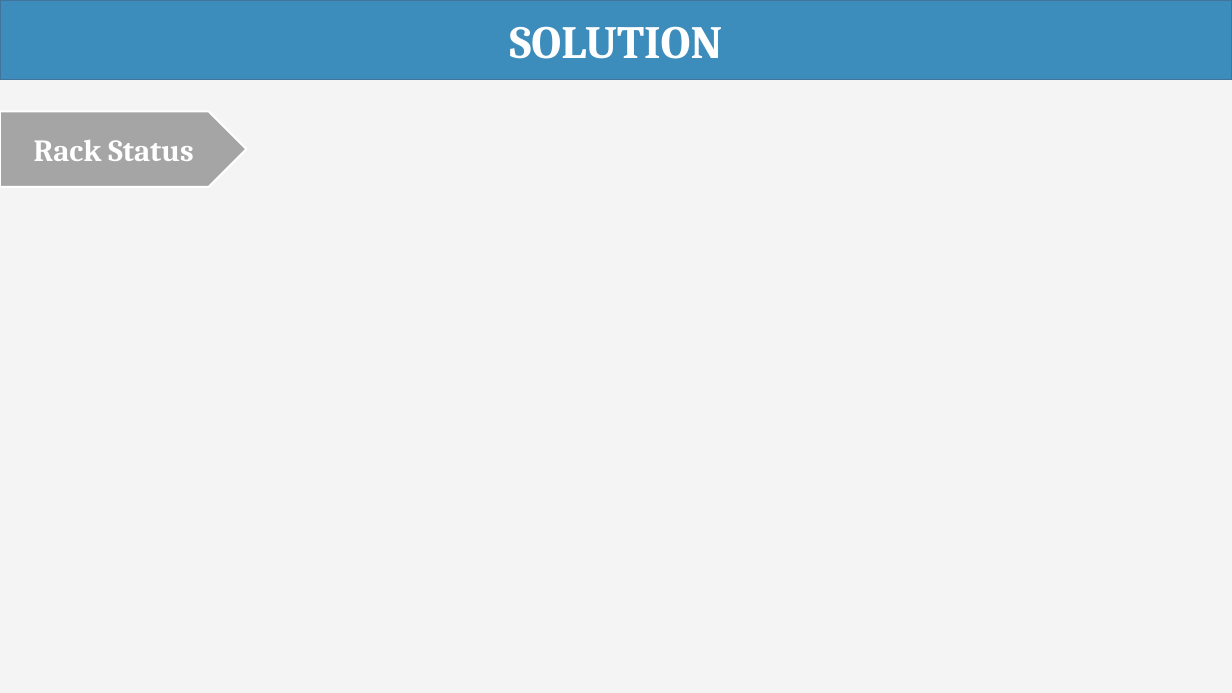
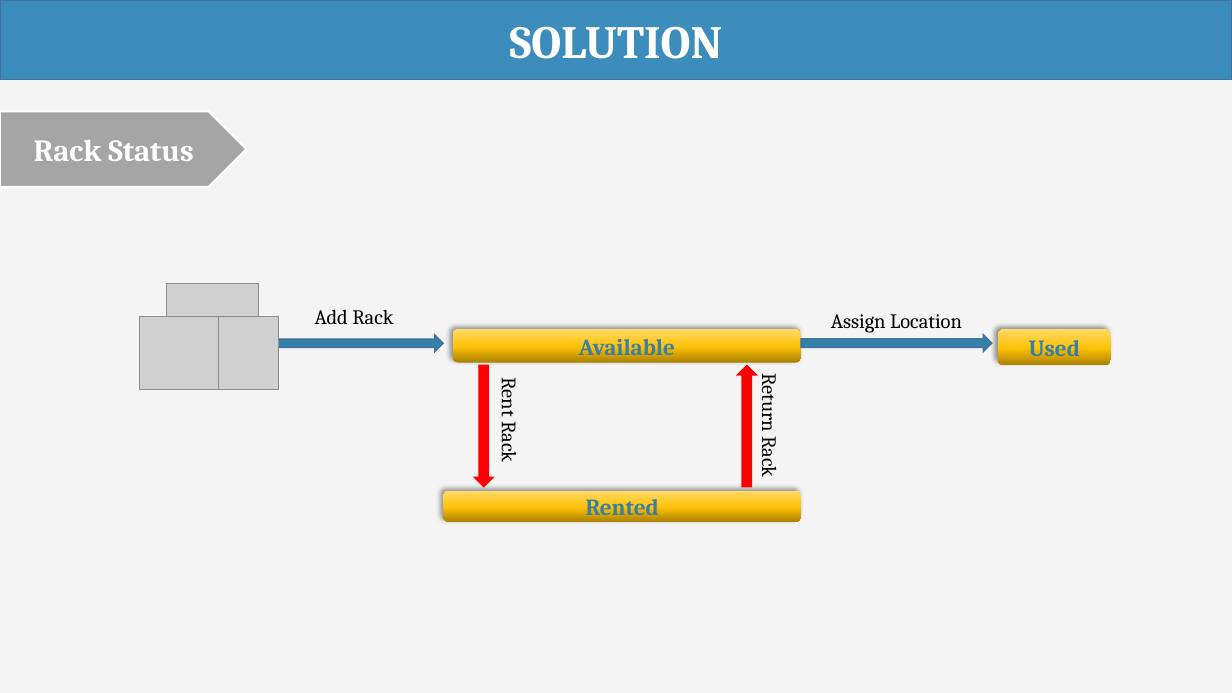
Before and after one commit to haltt051093/IMS-datacenter, a slide deck: slide 42 of Document/Presentation/IMS_20160408_Presentation.pptx (slide 40 before the commit). Drawn at 1232x693 pixels with LibreOffice and Linux fonts; fonts in the diff are those of the drawing; grey boxes stand for pictures. Boxes give left, top, right and bottom in pixels: in the first picture for what was removed or moved away, otherwise in the second. Text is boxed around its words. In the diff, an @@ line names an element or a change of style, - is before the commit and + after.

Commit message:
update request return rack + presentation

```diff
--- a/Document/Presentation/IMS_20160408_Presentation.pptx
+++ b/Document/Presentation/IMS_20160408_Presentation.pptx
@@ picture added at <box>167,284,259,368</box> @@
@@ picture added at <box>140,317,219,390</box> @@
@@ picture added at <box>200,317,278,389</box> @@
@@ text added at <box>315,309,393,324</box>, 16 pt, text #000000 @@
+Add Rack
@@ rounded rectangle added at <box>453,329,801,362</box>, fill gradient #AB8100 to #FFC208 to #FFD966, 18 pt, text #367FA9, bold @@
+Available
@@ text added at <box>831,314,962,333</box>, 16 pt, text #000000 @@
+Assign Location
@@ rounded rectangle added at <box>998,329,1111,365</box>, fill gradient #AB8100 to #FFC208 to #FFD966, 18 pt, text #367FA9, bold @@
+Used
@@ right arrow added at <box>275,335,444,352</box>, fill #367FA9, outline #43739E 1 pt @@
@@ right arrow added at <box>801,335,993,352</box>, fill #367FA9, outline #43739E 1 pt @@
@@ right arrow added at <box>474,366,494,487</box>, fill #FF0000, outline #FF0000 1 pt @@
@@ text added at <box>497,381,524,461</box>, 16 pt, text #000000 @@
+Rent Rack
@@ right arrow added at <box>738,366,757,487</box>, fill #FF0000, outline #FF0000 1 pt @@
@@ text added at <box>757,378,784,476</box>, 16 pt, text #000000 @@
+Return Rack
@@ rounded rectangle added at <box>444,491,801,522</box>, fill gradient #AB8100 to #FFC208 to #FFD966, 18 pt, text #367FA9, bold @@
+Rented
```
Also in this commit, not shown: 22 other slides changed, 3 slides added, 4 other files.
